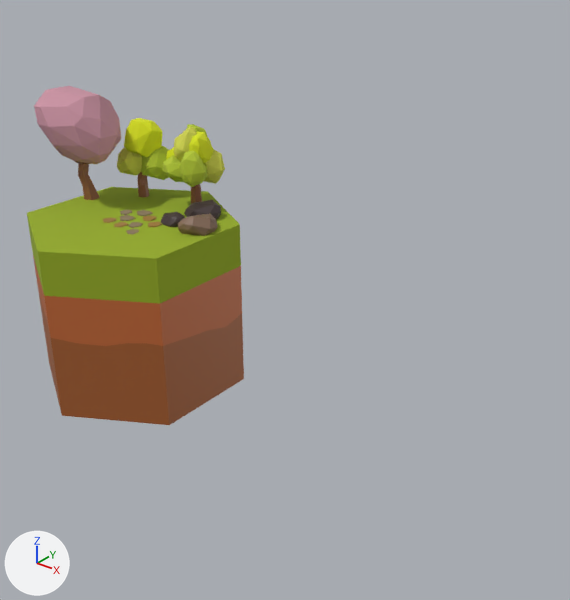
One commit to the Blender file Assets/Environment/nature-assets.blend: the scene before it, then after it.
Both versions are drawn from a camera (50 mm lens) standing at (26.2, -21.9, 13.1) and looking at (8.3, 0.5, -0.8). Every picture has the same lights, and +X, +Y and +Z are marked at lower left.
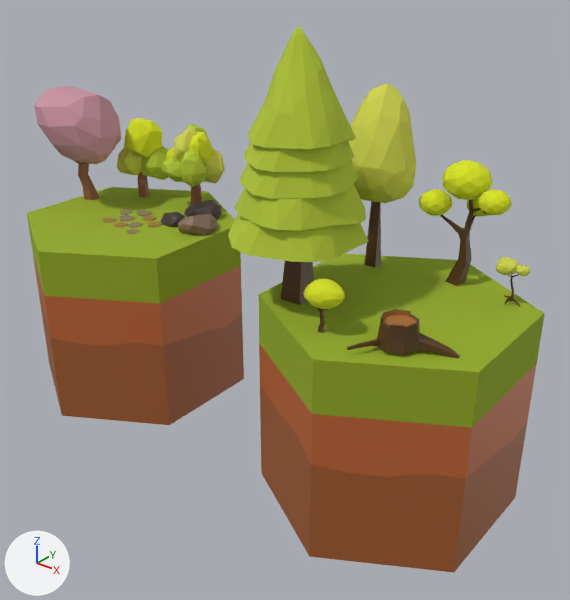
Commit message: add some more nature assets

Location of each change, (x1, y1, x2, y2) in pixels of the pictures (570 x 600 px):
'Cylinder.001', added
    after: (258, 253, 545, 573)
    faces in mat_dirt02 (brown #a65e2d): (260, 384, 528, 573)
    faces in mat_grass (green #98af24): (258, 295, 545, 428)
    faces in mat_dirt (orange #c26835): (259, 343, 537, 479)
'Cylinder', added (green)
    after: (228, 25, 369, 305)
    faces in mat_green_leaf_02 (green #b7cc3a): (228, 25, 369, 262)
    faces in mat_wood (brown #56381b): (281, 261, 314, 305)
'Icosphere.002', added (yellow)
    after: (348, 83, 416, 267)
    faces in mat_green_leaf_01 (yellow #d3d751): (348, 83, 416, 203)
    faces in mat_wood (brown #56381b): (364, 201, 381, 267)
'Vert.001', added
    after: (419, 160, 512, 286)
    faces in mat_green_leaf_03 (yellow #dce71f): (419, 160, 512, 217)
    faces in mat_wood (brown #56381b): (440, 200, 487, 286)
'Circle', added (brown)
    after: (347, 309, 460, 358)
    faces in mat_wood (brown #56381b): (347, 309, 460, 358)
    faces in mat_wood_2_002 (brown #a26933): (383, 310, 417, 327)
    faces in mat_material_002 (brown #ae7138): (385, 315, 415, 326)
'Icosphere', added (yellow)
    after: (304, 279, 345, 333)
    faces in mat_green_leaf_03 (yellow #dce71f): (304, 279, 345, 309)
    faces in mat_wood (brown #56381b): (316, 307, 327, 333)
'Icosphere.005', added (yellow)
    after: (496, 257, 530, 306)
    faces in mat_green_leaf_01 (yellow #d3d751): (496, 257, 530, 276)

Patch to the scene script:
```diff
--- a/Assets/Environment/nature-assets.blend.py
+++ b/Assets/Environment/nature-assets.blend.py
@@ ob_cylinder_001 @@
+ob_cylinder_001 = bpy.data.objects.new('Cylinder.001', me_cylinder_008.copy())  # the mesh of ob_cylinder_010
+ob_cylinder_001.location = (13.69, 0.16, -0.2)
@@ ob_circle @@
+ob_circle = bpy.data.objects.new('Circle', me_circle)  # 194 vertices, 186 faces; spans x -2.56..3.47, y -2.85..2.7, z -1.83..0.3; in mat_wood (brown #56381b), mat_wood_2_002 (brown #a26933), mat_material_002 (brown #ae7138)
+ob_circle.location = (15.31, -2.5, 1.68)
+ob_circle.scale = (0.539, 0.539, 0.539)
@@ ob_cylinder @@
+ob_cylinder = bpy.data.objects.new('Cylinder', me_cylinder_001)  # 1141 vertices, 1135 faces; spans x -0.96..0.98, y -0.96..1.04, z -2.13..1.95; in mat_green_leaf_02 (green #b7cc3a), mat_wood (brown #56381b); modifiers DECIMATE
+ob_cylinder.location = (10.63, -1.7, 5.51)
+ob_cylinder.rotation_euler = (-0.0182, 0.00256, -0.00188)  # degrees (-1, 0.1, -0.1)
+ob_cylinder.scale = (2.34, 2.34, 2.34)
@@ ob_icosphere @@
+ob_icosphere = bpy.data.objects.new('Icosphere', me_icosphere)  # 239 vertices, 329 faces; spans x -1.23..1.23, y -1.01..0.89, z -3.73..1.0; in mat_green_leaf_03 (yellow #dce71f), mat_wood (brown #56381b)
+ob_icosphere.location = (12.84, -3.16, 2.18)
+ob_icosphere.scale = (0.601, 0.601, 0.453)
@@ ob_icosphere_005 @@
+ob_icosphere_005 = bpy.data.objects.new('Icosphere.005', me_icosphere_003)  # 496 vertices, 580 faces; spans x -0.87..3.31, y -1.26..1.22, z -6.27..1.54; in mat_green_leaf_01 (yellow #d3d751), mat_wood (brown #56381b)
+ob_icosphere_005.location = (17.07, 2.63, 2.18)
+ob_icosphere_005.rotation_euler = (0.024, 0.0769, -3.036)  # degrees (1.4, 4.4, -174)
+ob_icosphere_005.scale = (0.283, 0.283, 0.225)
@@ ob_icosphere_002 @@
+ob_icosphere_002 = bpy.data.objects.new('Icosphere.002', me_icosphere_004)  # 219 vertices, 412 faces; spans x -5.6..5.2, y -5.5..5.1, z -1.0..24.5; in mat_green_leaf_01 (yellow #d3d751), mat_wood (brown #56381b); modifiers DECIMATE
+ob_icosphere_002.location = (11.06, 2.57, 0.8)
+ob_icosphere_002.scale = (0.282, 0.282, 0.282)
@@ ob_vert_001 @@
+ob_vert_001 = bpy.data.objects.new('Vert.001', me_vert_001)  # 603 vertices, 804 faces; spans x -4.33..5.04, y -2.47..3.8, z -0.02..12.53; in mat_wood (brown #56381b), mat_green_leaf_03 (yellow #dce71f)
+ob_vert_001.location = (14.38, 3.09, 0.75)
+ob_vert_001.scale = (0.372, 0.372, 0.372)
```
